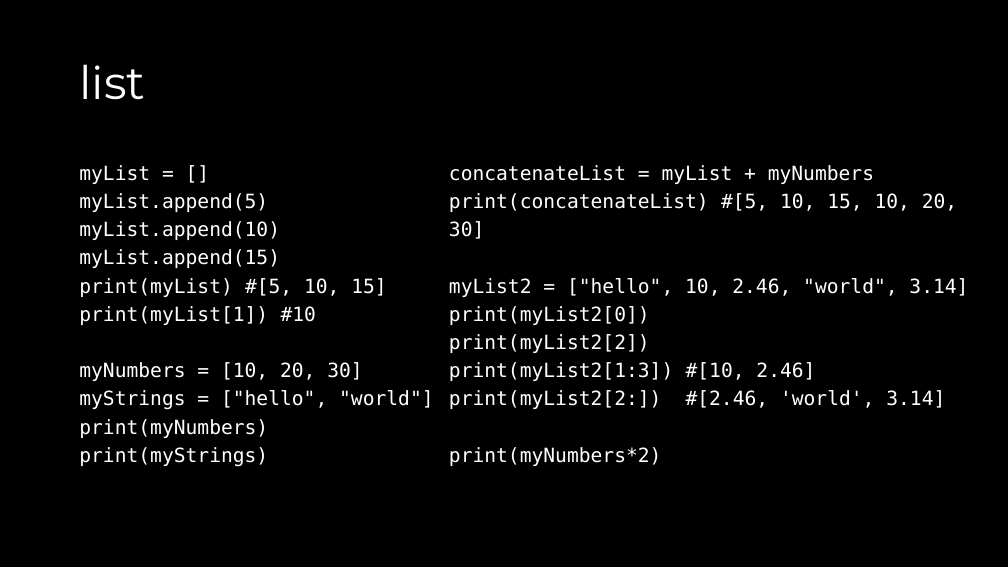
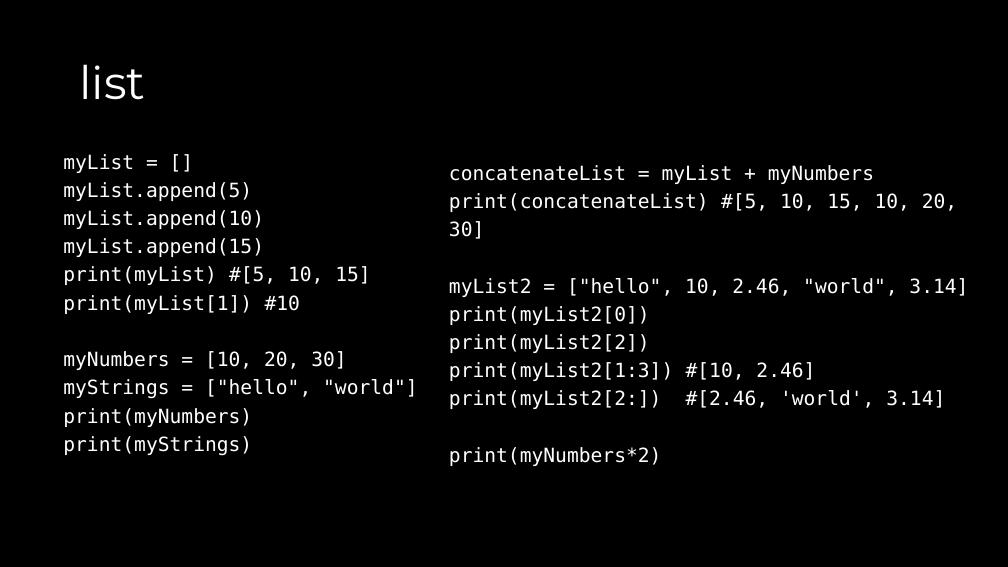
Before and after one commit to akaraci/Makine-Ogrenmesi, a slide deck: slide 8 of Sunular/MÖT-Hafta-1-Python.pptx. Drawn at 1008x567 pixels with LibreOffice and Linux fonts; fonts in the diff are those of the drawing. Boxes give left, top, right and bottom in pixels: in the first picture for what was removed or moved away, otherwise in the second. Text is boxed around its words. In the diff, an @@ line names an element or a change of style, - is before the commit and + after.

```diff
--- a/Sunular/MÖT-Hafta-1-Python.pptx
+++ b/Sunular/MÖT-Hafta-1-Python.pptx
@@ text "myList = []": place and size @@
-text "myList = []" at [79,165,433,467]
+text "myList = []" at [63,154,417,456]
```
Also in this commit, not shown: 4 other slides changed, 1 slide added.
